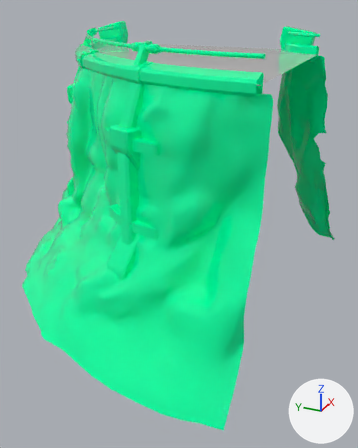
One commit to the FBX model Assets/Game/Art/Environment/Tracks/World_2/Geometry/Track_05_L.fbx: the scene before it, then after it.
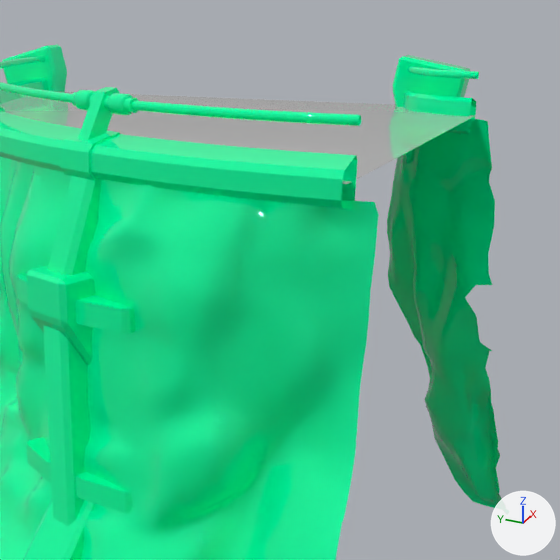
Old and new are each drawn whole from a 50 mm camera at (-44.1, -24.0, 5.3) aimed at (-0.8, -4.5, -16.3) and again close up on the part from 27% to 100% of the width and 0% to 58% of the height. Lighting does not change. The marker at lower right points along +X, +Y and +Z. The first two pictures are the older version. Everything nearer to the camera than a plane just in front of the edit is cut away. Objects named as collision shapes, trigger or cutter boxes, shadow casters or lower levels of detail are left out. Where no turn or scale is listed for an object, it has been applied to the vertices.

The first close-up shows 'Road_006', 'Side_Rock_006'.
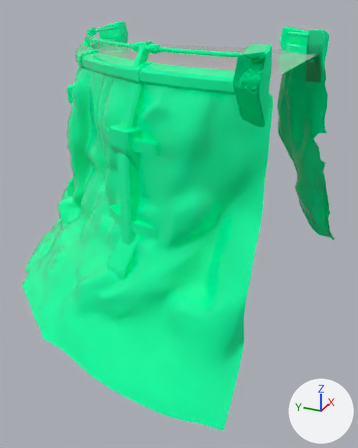
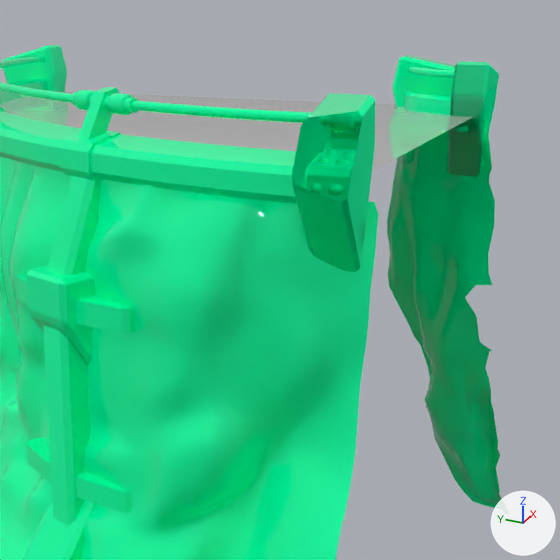
Location of each change, [x1, y1, x2, y2] in pixels of the close-ups (560 x 560 px):
part 1 of me_mesh_002, added: after [318, 158, 329, 164]
part 2 of me_mesh_002, added: after [326, 149, 337, 155]
part 3 of me_mesh_002, added: after [311, 183, 321, 194]
part 4 of me_mesh_002, added (green): after [292, 93, 375, 272]
part 5 of me_mesh_002, added (green): after [447, 61, 499, 177]

The change, as a diff of the scene's bpy script:
```diff
--- a/Assets/Game/Art/Environment/Tracks/World_2/Geometry/Track_05_L.fbx.py
+++ b/Assets/Game/Art/Environment/Tracks/World_2/Geometry/Track_05_L.fbx.py
@@ me_mesh_002 @@
 # used by ob_side_rock_006; location = (0.24, -0.42, 0.0)
-me_mesh_002.from_pydata(...)  # 5256 vertices, 9534 faces; spans x -18.9..18.2, y -18.2..19.4, z -23.7..2.6
+me_mesh_002.from_pydata(...)  # 5680 vertices, 10204 faces; spans x -18.9..18.2, y -18.2..19.4, z -23.7..2.6
+# me_mesh_002 part 1: the loose piece of 25 vertices spanning x -4.3..-3.9, y 3.7..4.2, z 0.7..0.8 is copied, and the copy is turned 44.7 degrees about the z axis through its middle and scaled by 0.807, then moved by (-8.0, -17.9, 0.0); it spans x -12.2..-11.9, y -14.1..-13.8, z 0.7..0.8
+# me_mesh_002 part 2: the loose piece of 25 vertices spanning x -3.8..-3.4, y 3.2..3.6, z 0.8..1.0 is copied, and the copy is turned 44.7 degrees about the z axis through its middle and scaled by 0.824, then moved by (-7.7, -17.4, 0.0); it spans x -11.5..-11.1, y -14.1..-13.8, z 0.8..1.0
+# me_mesh_002 part 3: the loose piece of 25 vertices spanning x -4.7..-4.3, y 4.2..4.5, z -0.2..0.2 is copied, and the copy is scaled about its middle by (0.13, 0.847, 0.997), then moved by (-8.2, -18.3, 0.0); it spans x -12.8..-12.6, y -14.1..-13.8, z -0.2..0.2
+# me_mesh_002 part 4: 284 vertices added at x -14.1..-10.3, y -15.1..-13.5, z -2.8..2.6
+# me_mesh_002 part 5: 40 vertices added at x 10.0..13.7, y -15.0..-13.4, z -2.9..2.4
+# other edits to the shape of me_mesh_002 do not show in these pictures
 me_mesh_002.materials.append(mat_m_side)
```
